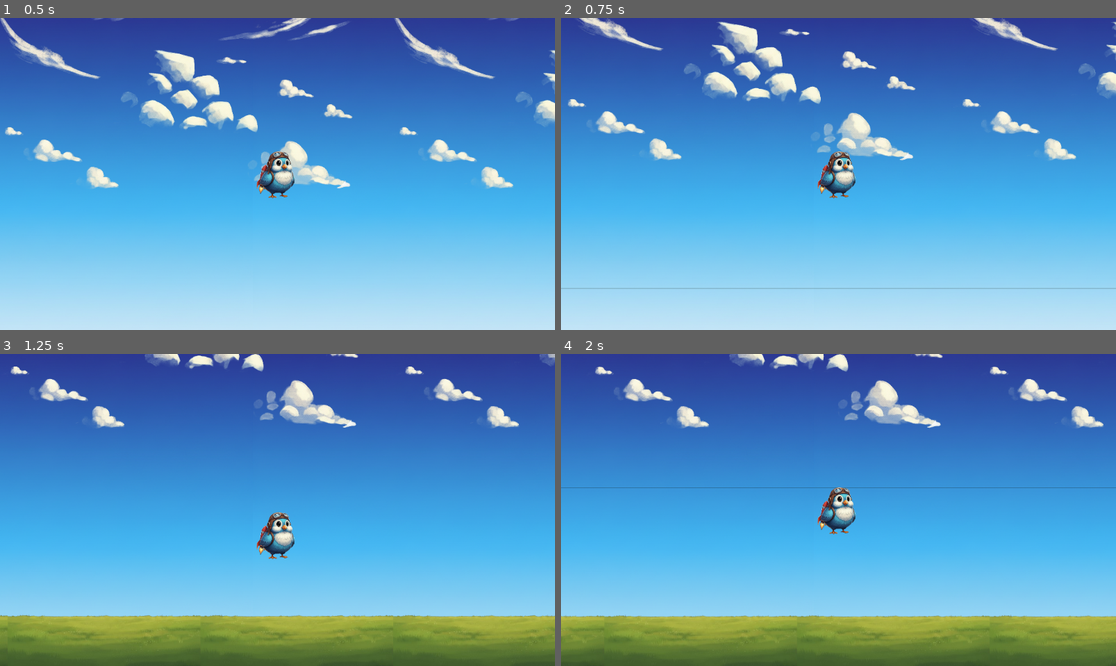
Above: before the commit, frames 1-4 (two rows, left to right).
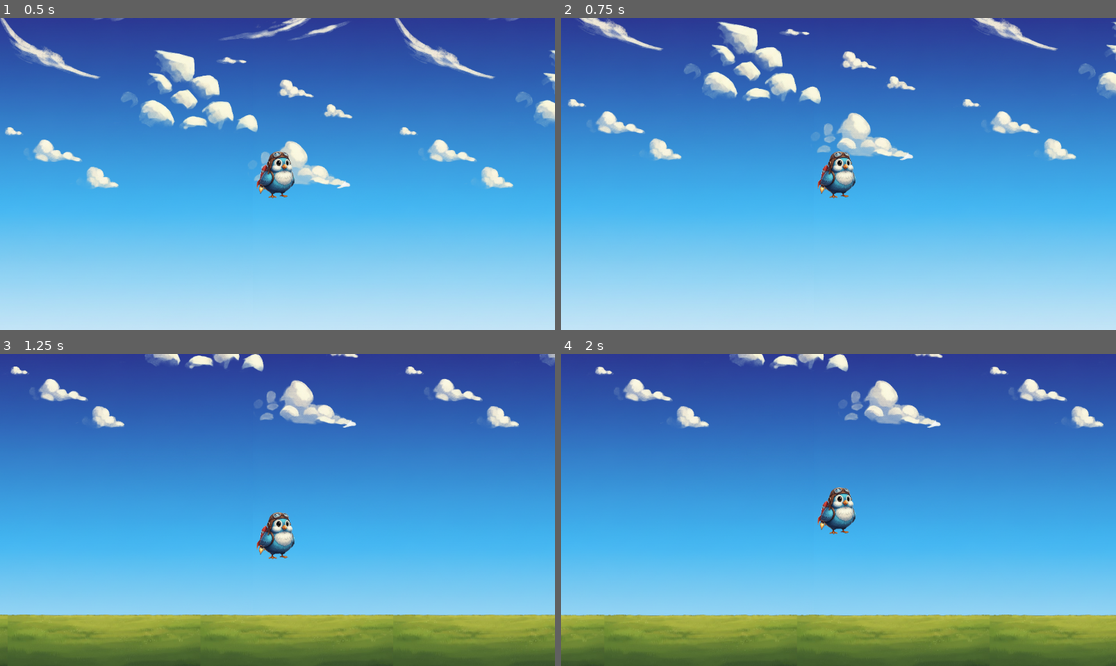
Above: after the commit, the same moments.

Repository: elminsterii/MyFunnyWorld
Game: Godot game, scene res://main.tscn
The game is run twice, just before and just after one commit, with the same random seed, the same clock (stepped at 60 frames per second) and the same inputs.
Inputs (mouse positions are in pixels of both pictures, inside the frame that each line leads up to):
- Up to frame 1 (0.5 s): no input
- Up to frame 2 (0.75 s): move the mouse to (960, 158) at 0.52 s; click (960, 158) at 0.67 s
- Up to frame 3 (1.25 s): no input
- Up to frame 4 (2 s): drag from (727, 525) to (810, 572) at 1.27 s

Frame 1 is identical in both runs. In frame 2, 0.2% of the frame differs, in the area x 0-100%, y 86-87%; in frame 3, 0.6%; in frame 4, 0.9%, in the area x 0-100%, y 42-93%.

Commit message:
fix issue about wired line appear on the ground.

Diff:
--- a/zones/backgrounds/ground.tscn
+++ b/zones/backgrounds/ground.tscn
@@ -22,8 +22,8 @@
 
 [node name="Image" type="Sprite2D" parent="GroundImage"]
 texture_repeat = 2
-position = Vector2(0, -120)
 texture = ExtResource("1_qf1tf")
 centered = false
-offset = Vector2(0, -270)
-region_rect = Rect2(0, 0, 0, 500)
+offset = Vector2(0, -60)
+region_enabled = true
+region_rect = Rect2(0, 333.03113, 500, 166.96887)
